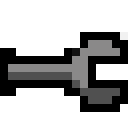
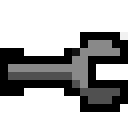
Before/after of a 128 x 128 layered artwork. What changed in the layer stack:
added layer "wrench #2" above "wrench #1" over (16, 48, 24, 96)
hid "wrench #1" over (16, 48, 24, 96)
